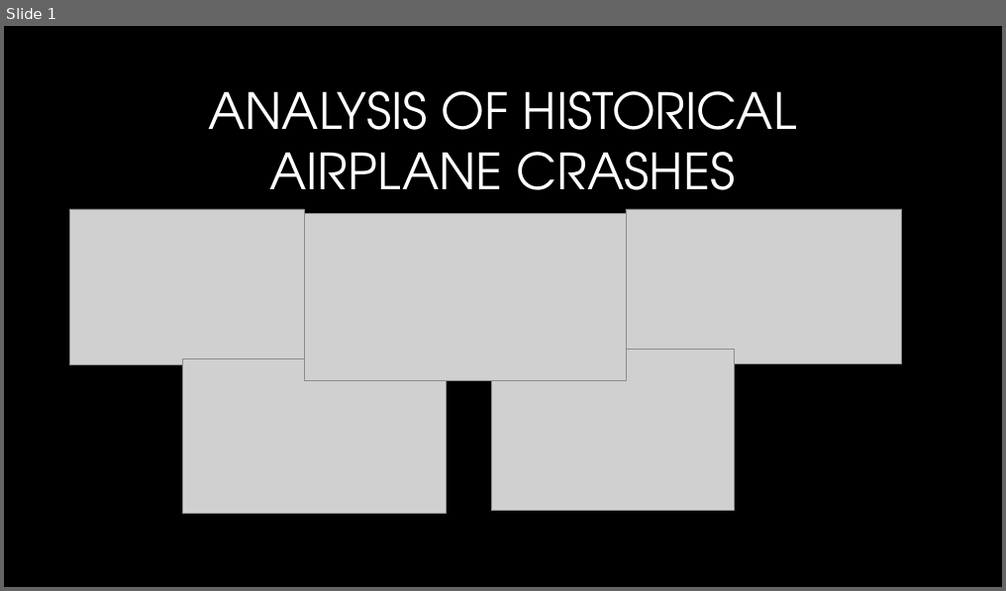
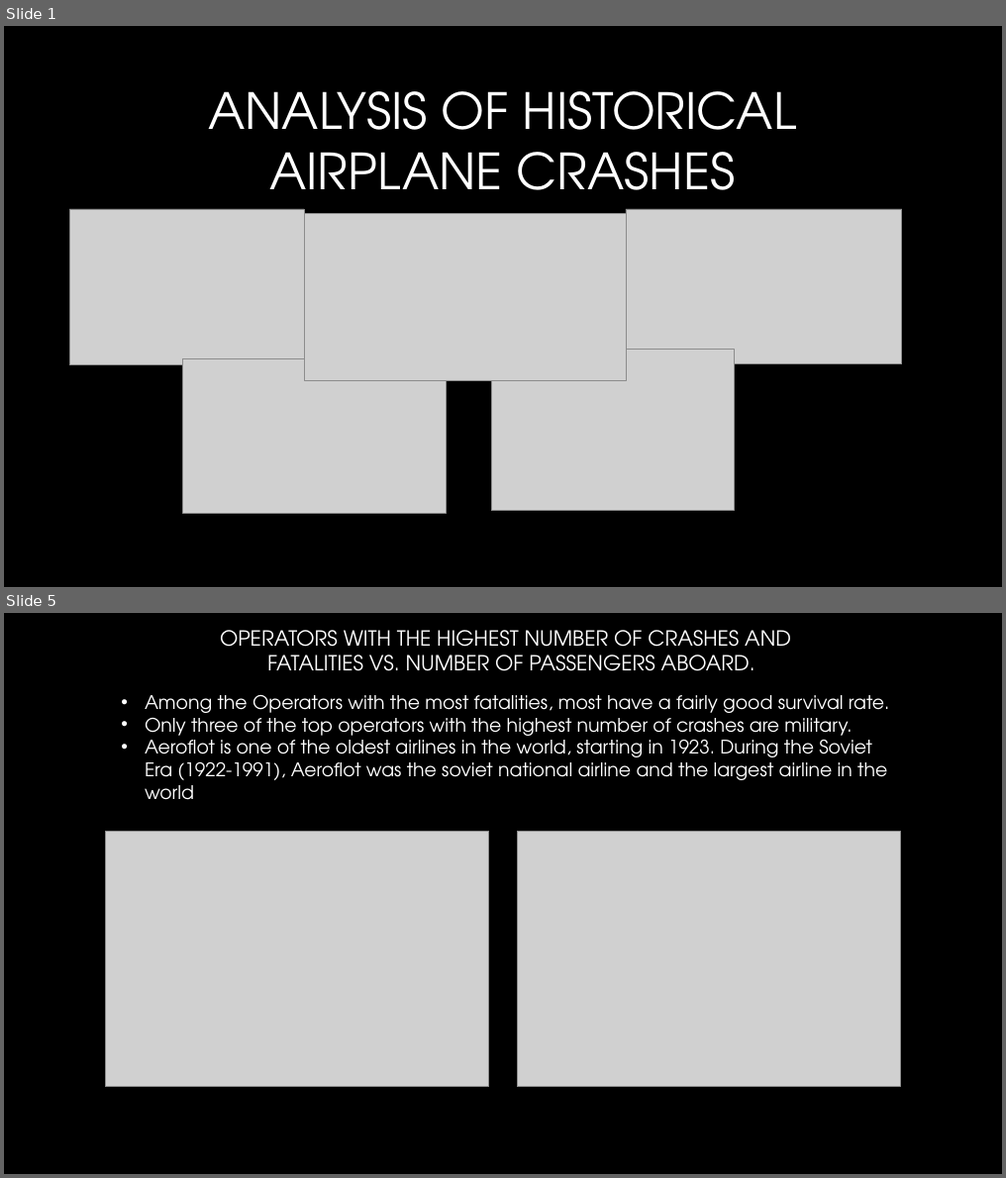
Before and after one commit to LauraJ3053/Project_01, a slide deck: Airplane_Crashes/Project 1 Presentation.pptx. Shown one above the other, each under a label of ours: slide 1 before the commit, slides 1 and 5 after it; the slides between them are not shown. The pictures are 1006x591 and 1006x1178 pixels, drawn with LibreOffice and Linux fonts; fonts in the diff are those of the drawing; grey boxes stand for pictures; background and template pictures are left out. Boxes give left, top, right and bottom in pixels: in the first picture for what was removed or moved away, otherwise in the second. Text is boxed around its words. In the diff, an @@ line names an element or a change of style, - is before the commit and + after.

Commit message:
updated powerpoint

```diff
--- a/Airplane_Crashes/Project 1 Presentation.pptx
+++ b/Airplane_Crashes/Project 1 Presentation.pptx
@@ slide 5 added at [4, 613, 1002, 1174], background picture (left out) @@
@@ title added at [220, 630, 791, 671], 20 pt, text gradient #FFFFFF to #A6A6A6 @@
+OPERATORS WITH THE HIGHEST NUMBER OF CRASHES AND
+FATALITIES VS. NUMBER OF PASSENGERS ABOARD.
@@ text added at [145, 694, 889, 800], 18 pt, text #FFFFFF @@
+• Among the Operators with the most fatalities, most have a fairly good survival rate.
+• Only three of the top operators with the highest number of crashes are military.
+• Aeroflot is one of the oldest airlines in the world, starting in 1923. During the Soviet Era (1922-1991), Aeroflot was the soviet national airline and the largest airline in the world
@@ picture added at [105, 832, 488, 1087] @@
@@ picture added at [517, 832, 900, 1087] @@
```
Also in this commit, not shown: 1 slide changed, 4 other slides added, 3 slides removed, 4 other files.
